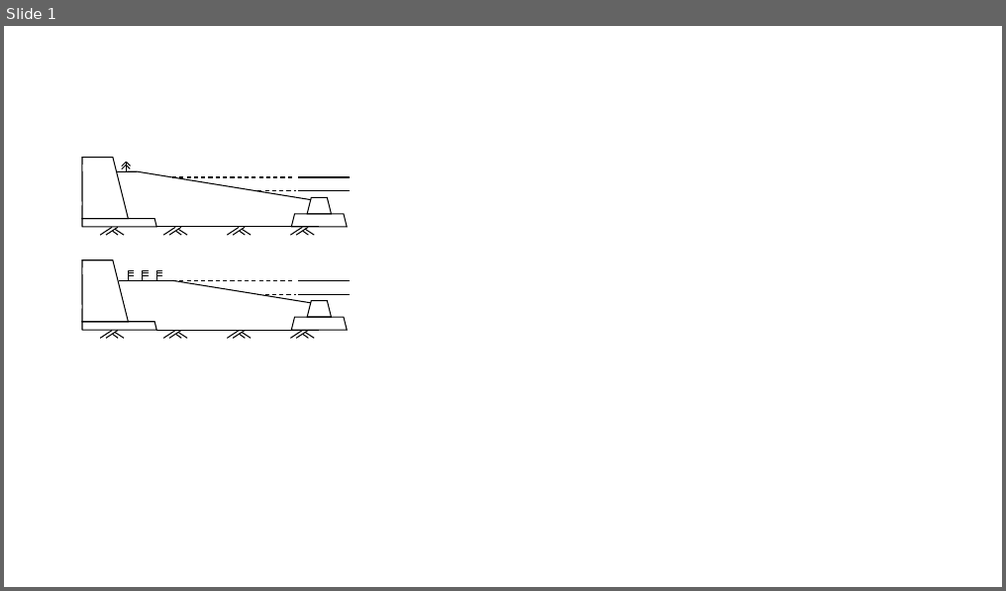
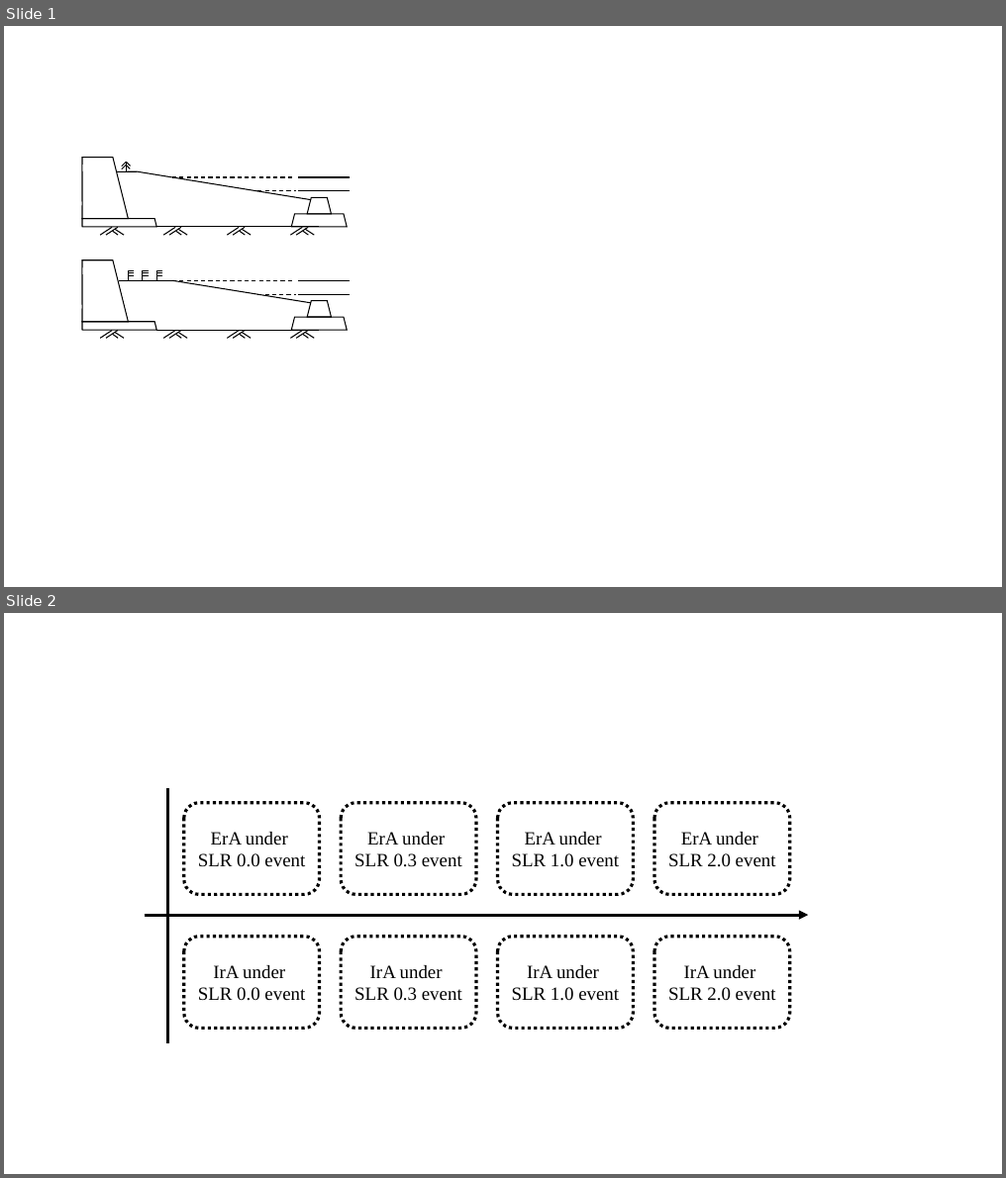
Before and after one commit to dlxiii/study_case2, a slide deck: ppt_figs/figs.pptx. Shown one above the other, each under a label of ours: slide 1 before the commit, slides 1 and 2 after it. The pictures are 1006x591 and 1006x1178 pixels, drawn with LibreOffice and Linux fonts; fonts in the diff are those of the drawing. Boxes give left, top, right and bottom in pixels: in the first picture for what was removed or moved away, otherwise in the second. Text is boxed around its words. In the diff, an @@ line names an element or a change of style, - is before the commit and + after.

```diff
--- a/ppt_figs/figs.pptx
+++ b/ppt_figs/figs.pptx
@@ slide 2 added at (x1=4, y1=613, x2=1002, y2=1174), background #FFFFFF @@
@@ line added from (168, 789) to (168, 1044), #000000 3 pt @@
@@ rounded rectangle added at (x1=183, y1=803, x2=319, y2=895), outline #000000 3 pt dashed, 18 pt, text #000000 @@
+ErA under
+SLR 0.0 event
@@ rounded rectangle added at (x1=341, y1=803, x2=476, y2=895), outline #000000 3 pt dashed, 18 pt, text #000000 @@
+ErA under
+SLR 0.3 event
@@ rounded rectangle added at (x1=498, y1=803, x2=634, y2=895), outline #000000 3 pt dashed, 18 pt, text #000000 @@
+ErA under
+SLR 1.0 event
@@ rounded rectangle added at (x1=654, y1=803, x2=790, y2=895), outline #000000 3 pt dashed, 18 pt, text #000000 @@
+ErA under
+SLR 2.0 event
@@ arrow added from (145, 916) to (808, 916), #000000 3 pt @@
@@ rounded rectangle added at (x1=183, y1=937, x2=319, y2=1029), outline #000000 3 pt dashed, 18 pt, text #000000 @@
+IrA under
+SLR 0.0 event
@@ rounded rectangle added at (x1=341, y1=937, x2=476, y2=1029), outline #000000 3 pt dashed, 18 pt, text #000000 @@
+IrA under
+SLR 0.3 event
@@ rounded rectangle added at (x1=498, y1=937, x2=634, y2=1029), outline #000000 3 pt dashed, 18 pt, text #000000 @@
+IrA under
+SLR 1.0 event
@@ rounded rectangle added at (x1=654, y1=937, x2=790, y2=1029), outline #000000 3 pt dashed, 18 pt, text #000000 @@
+IrA under
+SLR 2.0 event
```
Also in this commit, not shown: 19 other files.
